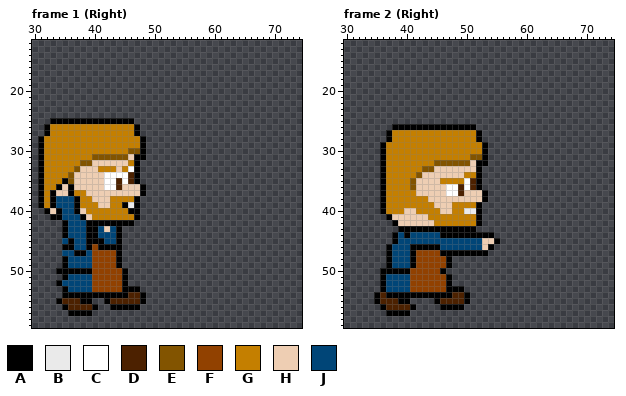
Pixel-art file: assets/actor/larry/larry_sword_swing.aseprite. The picture above was drawn from the file before the commit.
84x84 pixels, 18 frames. Shown: frame 1 (Right): x 30..74, y 12..59; frame 2 (Right): x 30..74, y 12..59. The commit also changed other frames, which this record leaves out.
Visible layers, top first: "Left Arm", "left body", "right arm", "body".
Palette (. is transparent): A #000000  B #eaeaea  C #ffffff  D #4c2100  E #825400  F #914100  G #c47f00  H #eeceb3  J #004577
Pixels before, frame 1 (Right), first column x 31:
25 ..AAAAAAAAAAAAAA..
26 .AGGGGGGGGGGGGGGA.
27 .AGGGGGGGGGGGGGGA.
28 AGGGGGGGGGGGGGGGGA
29 AGGGGGGGGGGGGGGGGA
30 AGGGGGGGGGGGGGGEEA
31 AGGGGGGGGEEEEEEHAA
32 AGGGGGGEEHHHHHHGA.
33 AGGGGGEHHHGGGHGCA.
34 AGGGGEHHHHHCCCCDA.
35 AGGGAEHHHHHCCDCDA.
36 AGGAHAHHHHHCCDHHHA
37 AGAHHAGGHHHHHHHHHA
38 AGAJJJAGGHHHGGGGA.
39 AGAJJJAGGGHHGGABA.
40 .AHAJJAHGGGGGGGAA.
41 ..AAJJJAHGGGGGGGA.
42 ....AJJJAAAAAAAA..
43 ....AJJJAAJHJA....
44 ....AJJJAAJJJA....
45 ....JAJJAAAJJA....
46 ....AAJJAFAAAA....
47 ....JJAAJFFFFA....
48 ....AJJJJFFFFA....
49 ....AJJJJFFFFA....
50 ...AAAAAAFFFFFA...
51 ....AJJJJFFFFFA...
52 ...AJJJJJFFFFFA...
53 ....AJJJJFFFFFAAA.
54 ....AAAAAAAAAAADDA
55 ...ADDDAA..ADDDDDA
56 ....ADDDDA..AAAAA.
57 .....AAAA.........
Pixels before, frame 2 (Right), first column x 35:
26 ...AAAAAAAAAAAAAA....
27 ..AGGGGGGGGGGGGGGA...
28 ..AGGGGGGGGGGGGGGA...
29 .AGGGGGGGGGGGGGGGGA..
30 .AGGGGGGGGGGGGGGGGA..
31 .AGGGGGGGGGGGGGGEEA..
32 .AGGGGGGGGEEEEEEHAA..
33 .AGGGGGGEEHHHHHHHA...
34 .AGGGGGEHHHHHHHGGA...
35 .AGGGGEHHHHGGGGCDA...
36 .AGGGGEHHHHHCCDCDA...
37 .AGGGGGHHHHHCCDHHHA..
38 .AGGGGGGGHHHHHHHHHA..
39 .AGGGGGGGGHHHGGGGA...
40 .AGGGHHGGGGHHGGBBA...
41 ..AHHHHHHGGGGGGGGA...
42 ...AHHHHHHGGGGGGGA...
43 ....AAAAAAAAAAAAA....
44 ...AJAJJJJJAAAAAAAAA.
45 ...AJJJJJJJJJJJJJJHHA
46 ..AJJJAAAAAJJJJJJJHA.
47 ..AJJJAFFFFAAAAAAAA..
48 ..AJJJAFFFFFA........
49 ..AJJJAFFFFFA........
50 .AAAAAFFFFFA.........
51 .AJJJJFFFFFFA........
52 .AJJJJFFFFFFA........
53 .AJJJJFFFFFFAAA......
54 ADAAAAAAAAAAADDA.....
55 ADDDAA....ADDDDA.....
56 .ADDDDA....AAAA......
57 ..AAAA...............
And afterwards:
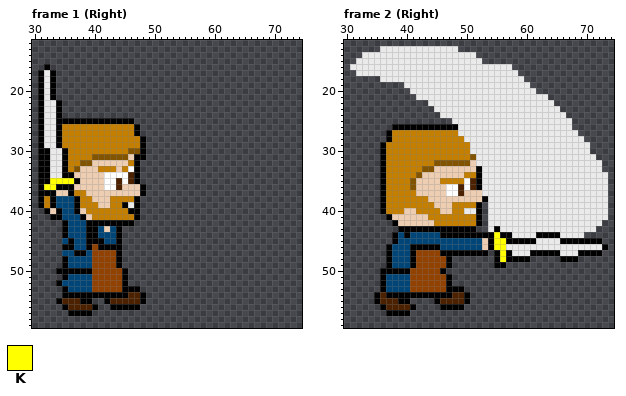
Colours new in this view: K #ffff00
What changed:
layer "swoosh" now shown
layer "sword" now shown
Frame 1 (Right), layer "sword":
There is now colour A in row 16 at x 32; in rows 17 to 21 at x 31 and 33; in rows 22 to 24 at x 31 and 34; in rows 25 to 27 at x 31.
The edit turns colour E into colour A in row 34 at x 36.
The edit turns colour G into colour A in rows 26 to 29 at x 34; in rows 30 to 34 at x 32 and 35; in row 35 at x 32; in row 37 at x 32.
The edit turns colour H into colour A in row 35 at x 37; in row 36 at x 35.
There is now colour B in rows 17 to 21 at x 32; in rows 22 to 24 at x 32 to 33; in row 25 at x 32.
The edit turns colour A into colour B in row 25 at x 33; in rows 26 to 27 at x 32.
The edit turns colour G into colour B in rows 26 to 27 at x 33; in rows 28 to 29 at x 32 to 33; in rows 30 to 34 at x 33 to 34.
The edit turns colour A into colour K in row 35 at x 35.
The edit turns colour E into colour K in row 35 at x 36.
The edit turns colour G into colour K in row 35 at x 33 to 34; in row 36 at x 32 to 33.
Frame 2 (Right), layers "sword", "swoosh":
There is now colour A in row 43 at x 55; in row 44 at x 56 to 57 and 62 to 65; in row 45 at x 57 to 61 and 66 to 72; in row 46 at x 73; in row 47 at x 55, 57, 61 to 65 and 69 to 72; in row 48 at x 55, 57 to 60 and 66 to 68.
There is now colour A in row 49 at x 55 to 56.
The edit turns colour H into colour A in row 45 at x 54.
There is now colour B in row 13 at x 36 to 48; in row 14 at x 33 to 51; in row 15 at x 32 to 52; in row 16 at x 31 to 57; in row 17 at x 32 to 58; in row 18 at x 36 to 59.
There is now colour B in row 19 at x 40 to 60; in row 20 at x 41 to 61; in row 21 at x 42 to 63; in row 22 at x 44 to 64; in row 23 at x 45 to 65; in row 24 at x 46 to 66.
There is now colour B in row 25 at x 48 to 67; in row 26 at x 52 to 67; in row 27 at x 53 to 68; in row 28 at x 53 to 69; in rows 29 to 30 at x 54 to 70; in row 31 at x 54 to 71.
There is now colour B in row 32 at x 54 to 72; in row 33 at x 53 to 72; in rows 34 to 36 at x 53 to 73; in rows 37 to 41 at x 54 to 73; in row 42 at x 54 to 72; in row 43 at x 54 and 56 to 71.
There is now colour B in row 44 at x 58 to 61 and 66 to 69; in row 45 at x 62 to 65; in row 46 at x 57 to 72; in row 47 at x 58 to 60 and 66 to 68.
The edit turns colour A into colour B in row 26 at x 49 to 51; in rows 27 to 28 at x 52; in rows 29 to 31 at x 53; in row 32 at x 52 to 53; in row 37 at x 53.
The edit turns colour E into colour B in row 31 at x 52.
The edit turns colour G into colour B in row 27 at x 49 to 51; in row 28 at x 50 to 51; in rows 29 to 30 at x 51 to 52.
There is now colour K in row 44 at x 55; in row 45 at x 56; in row 46 at x 55 to 56; in rows 47 to 48 at x 56.
The edit turns colour A into colour K in row 45 at x 55.
Pixel boxes of the changes (left, top, right, bottom) in both pictures:
changed: (38, 64, 80, 196)
changed: (350, 46, 608, 268)
